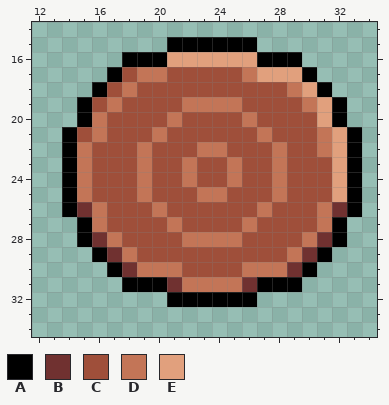
One commit to this pixel-art sprite: Emma Art/beam.png. The picture above is the old version.
The file is 48x48 pixels. Shown: x 12..34, y 14..34.
Palette (. is transparent): A #000000  B #703130  C #9f4f3a  D #c37557  E #e1a07d
Pixels before, first column x 14:
15 .......AAAAAA.......
16 ....AAAEEEEEEAAA....
17 ...ACDDCCCCCDEEEA...
18 ..ACDCCCCCCCCCCDEA..
19 .ACDCCCCDDDDCCCCDEA.
20 .ADCCCCDCCCCDCCCCEA.
21 ACDCCCDCCCCCCDCCCDEA
22 ADCCCDCCCDDCCCDCCDEA
23 ADCCCDCCDCCDCCDCCCEA
24 ADCCCDCCDCCDCCDCCCEA
25 ADCCCDCCCDDCCCDCCCEA
26 ABDCCCDCCCCCCDCCCDBA
27 .ADCCCCDCCCCDCCCCDA.
28 .ABDCCCCDDDDCCCCDBA.
29 ..ABDCCCCCCCCCCDBA..
30 ...ABDDDCCCCDDDBA...
31 ....AAABDDDDBAAA....
32 .......AAAAAA.......
The result:
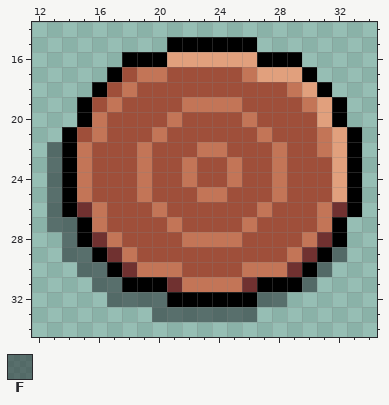
Colours new in this view: F #2d383a96
The exact change:
Changed rows in their new state; - is an unchanged pixel.
first column x 13:
22 F-------------------
23 F-------------------
24 F-------------------
25 F-------------------
26 F-------------------
27 FF------------------
28 -F------------------
29 -FF----------------F
30 --FF--------------F-
31 ---FF------------F--
32 ----FFFF------FF----
33 -------FFFFFFF------
Where, in picture pixels (left, top, right, bottom), the same in both pictures:
added: (47, 142, 347, 322)
